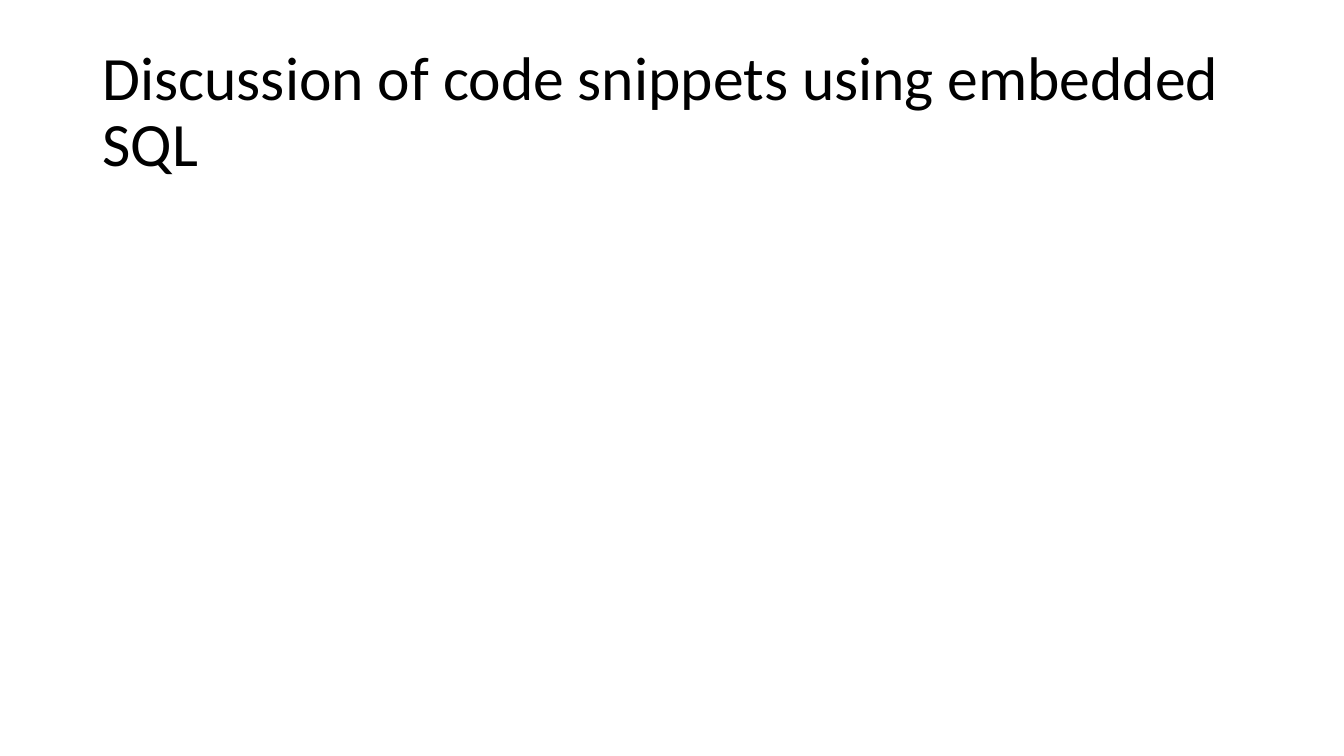
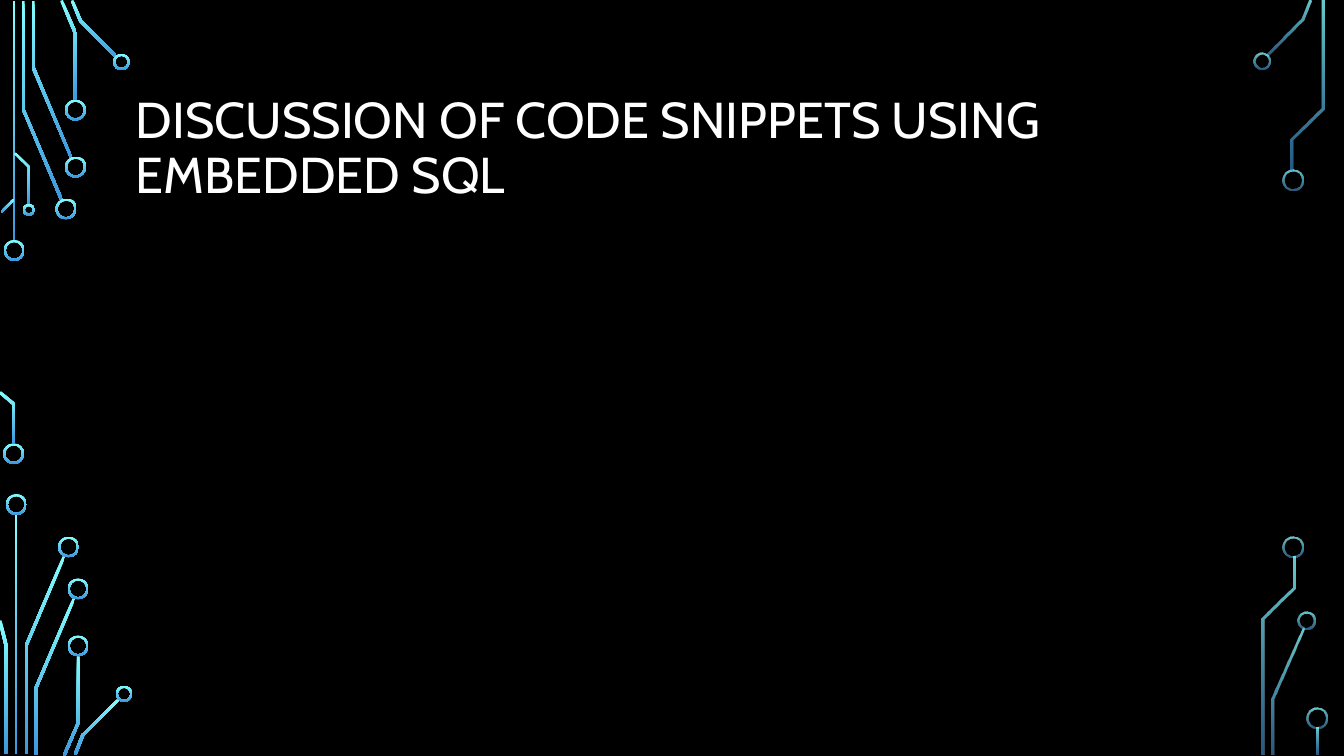
Before and after one commit to KathLevi/TheaterApp, a slide deck: slide 5 of Database Final Presentation.pptx. Drawn at 1344x756 pixels with LibreOffice and Linux fonts; fonts in the diff are those of the drawing; background and template pictures are left out. Boxes give left, top, right and bottom in pixels: in the first picture for what was removed or moved away, otherwise in the second. Text is boxed around its words. In the diff, an @@ line names an element or a change of style, - is before the commit and + after.

```diff
--- a/Database Final Presentation.pptx
+++ b/Database Final Presentation.pptx
@@ background #FFFFFF to picture (left out) @@
@@ title at box(136, 102, 1040, 194): text changed; size 44 to 36 pt; font Calibri to Cabin; text colour #000000 to #FFFFFF @@
-Discussion of code snippets using embedded SQL
+DISCUSSION OF CODE SNIPPETS USING EMBEDDED SQL
@@ group added at box(0, 0, 1328, 756): 33 freeform shapes, 3 rectangles @@
```
Also in this commit, not shown: 5 other slides changed, 2 slides added, 2 slides removed.
